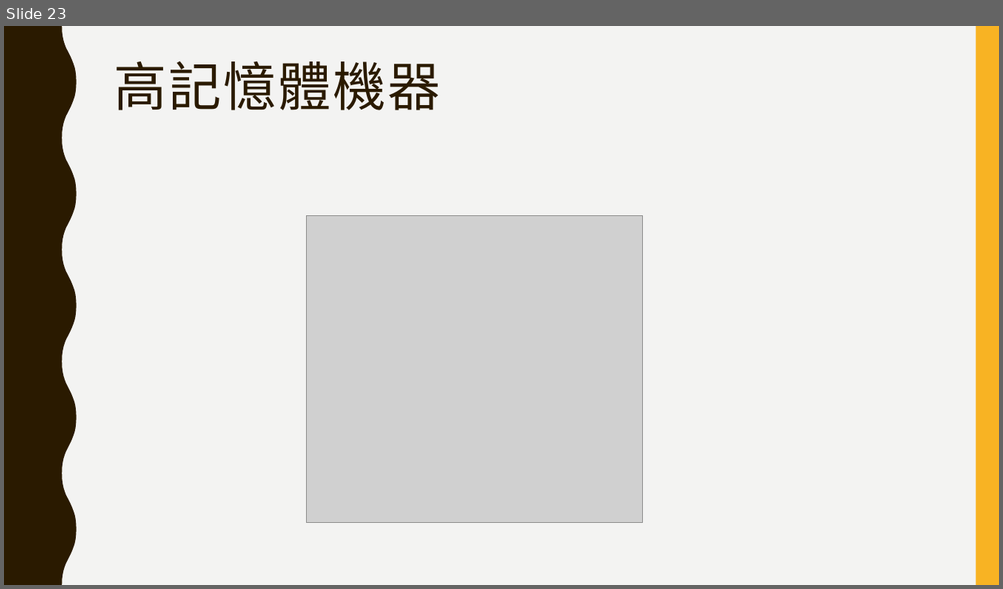
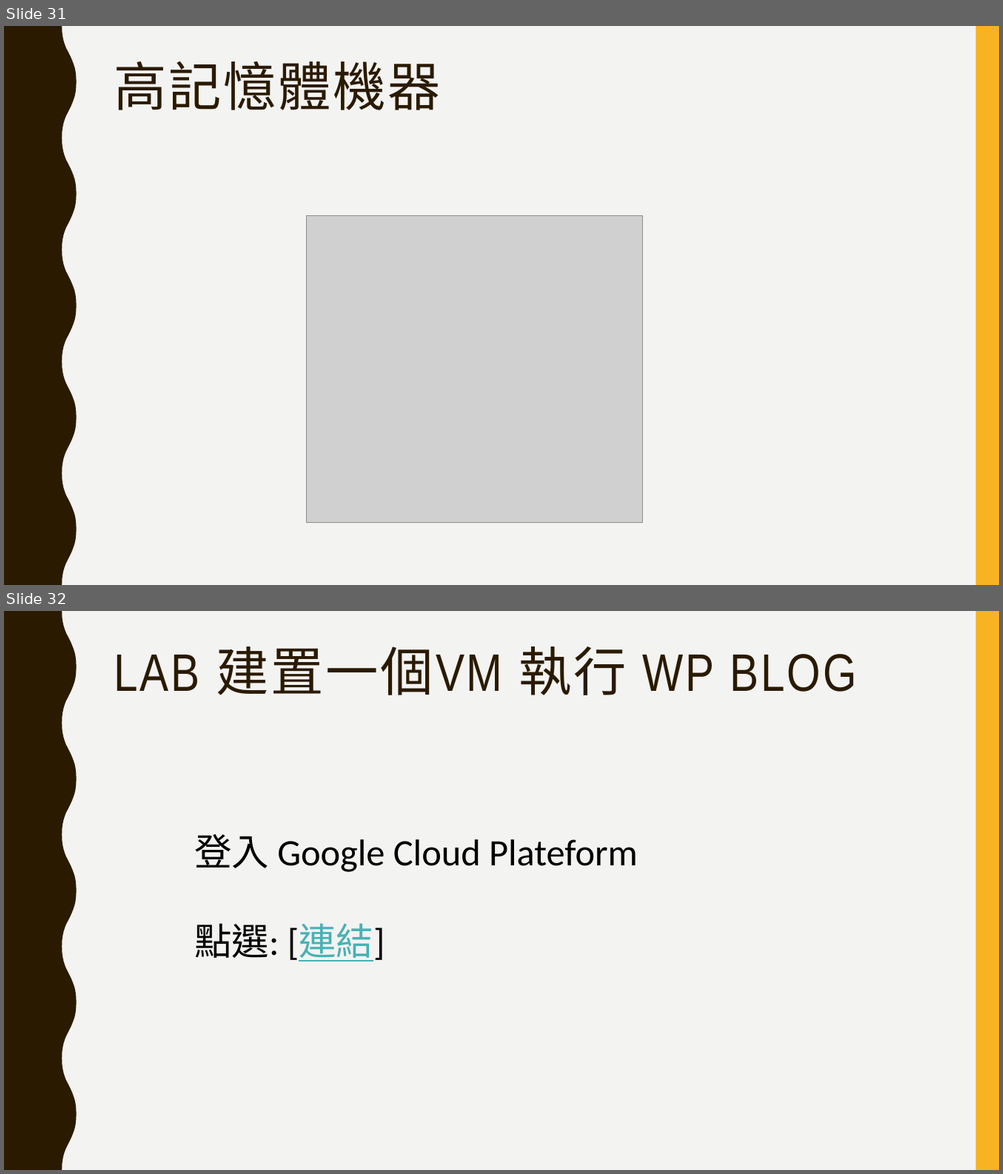
Before and after one commit to jumbokh/gcp_class, a slide deck: GCP_註冊及建立專案.pptx. Shown one above the other, each under a label of ours: slide 23 before the commit, slides 31 and 32 after it. The pictures are 1003x589 and 1003x1174 pixels, drawn with LibreOffice and Linux fonts; fonts in the diff are those of the drawing; grey boxes stand for pictures. Boxes give left, top, right and bottom in pixels: in the first picture for what was removed or moved away, otherwise in the second. Text is boxed around its words. In the diff, an @@ line names an element or a change of style, - is before the commit and + after.

```diff
--- a/GCP_註冊及建立專案.pptx
+++ b/GCP_註冊及建立專案.pptx
@@ slide 32 added at [4, 611, 999, 1170], background #F3F3F2; not listed: 2 template elements that a slide beside it also shows @@
@@ title added at [114, 647, 856, 695], 51 pt, text #2A1A00 @@
+LAB 建置一個VM 執行 WP BLOG
@@ text added at [194, 834, 637, 962], 36 pt, text #000000 @@
+登入 Google Cloud Plateform
+點選: [連結]
@@ what was slide 23 is now slide 31 @@
```
Also in this commit, not shown: 9 other slides added, 2 other files.
